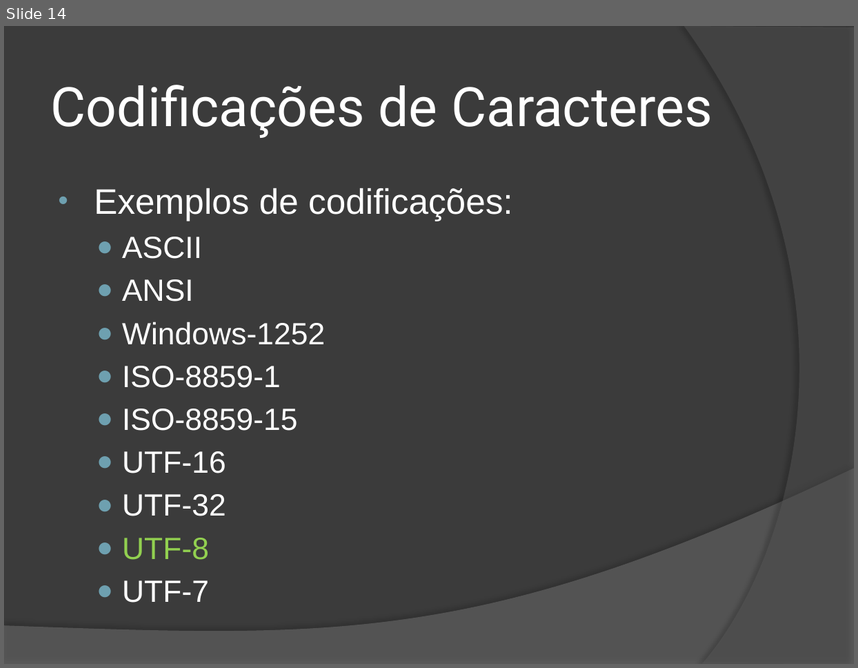
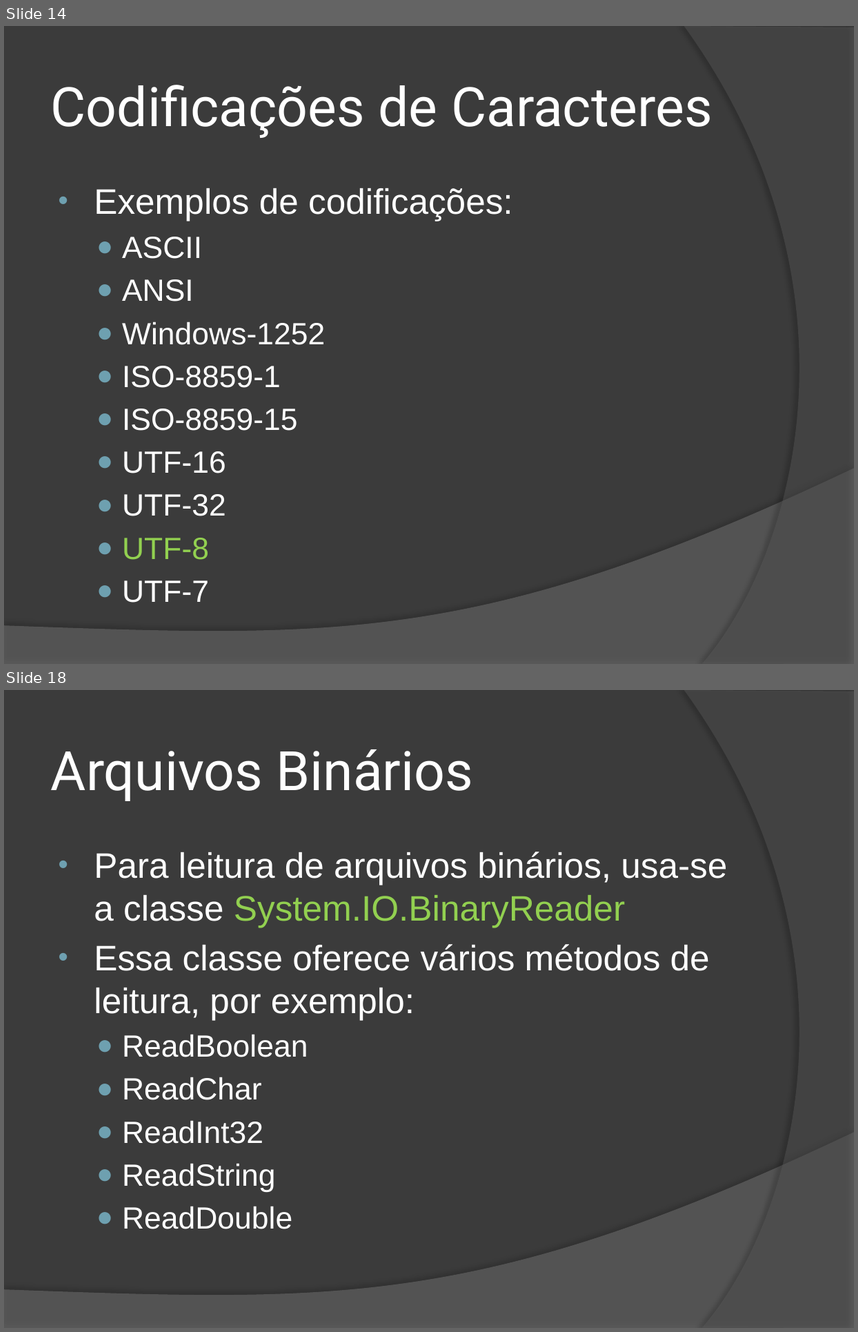
Before and after one commit to wind39/wind39.github.io, a slide deck: curso/modulo2capitulo3-off.pptx. Shown one above the other, each under a label of ours: slide 14 before the commit, slides 14 and 18 after it; the slides between them are not shown. The pictures are 858x668 and 858x1332 pixels, drawn with LibreOffice and Linux fonts; fonts in the diff are those of the drawing. Boxes give left, top, right and bottom in pixels: in the first picture for what was removed or moved away, otherwise in the second. Text is boxed around its words. In the diff, an @@ line names an element or a change of style, - is before the commit and + after.

```diff
--- a/curso/modulo2capitulo3-off.pptx
+++ b/curso/modulo2capitulo3-off.pptx
@@ slide 18 added at box(4, 690, 854, 1328), background #3B3B3B; not listed: 2 template elements that a slide beside it also shows @@
@@ title added at box(51, 749, 473, 801), 46 pt, text #FFFFFF @@
+Arquivos Binários
@@ text added at box(94, 851, 727, 1229), 30 pt, text #FFFFFF @@
+• Para leitura de arquivos binários, usa-se a classe System.IO.BinaryReader
+• Essa classe oferece vários métodos de leitura, por exemplo:
+  ● ReadBoolean
+  ● ReadChar
+  ● ReadInt32
+  ● ReadString
+  ● ReadDouble
```
Also in this commit, not shown: 2 slides changed, 8 other slides added, 18 other files.
